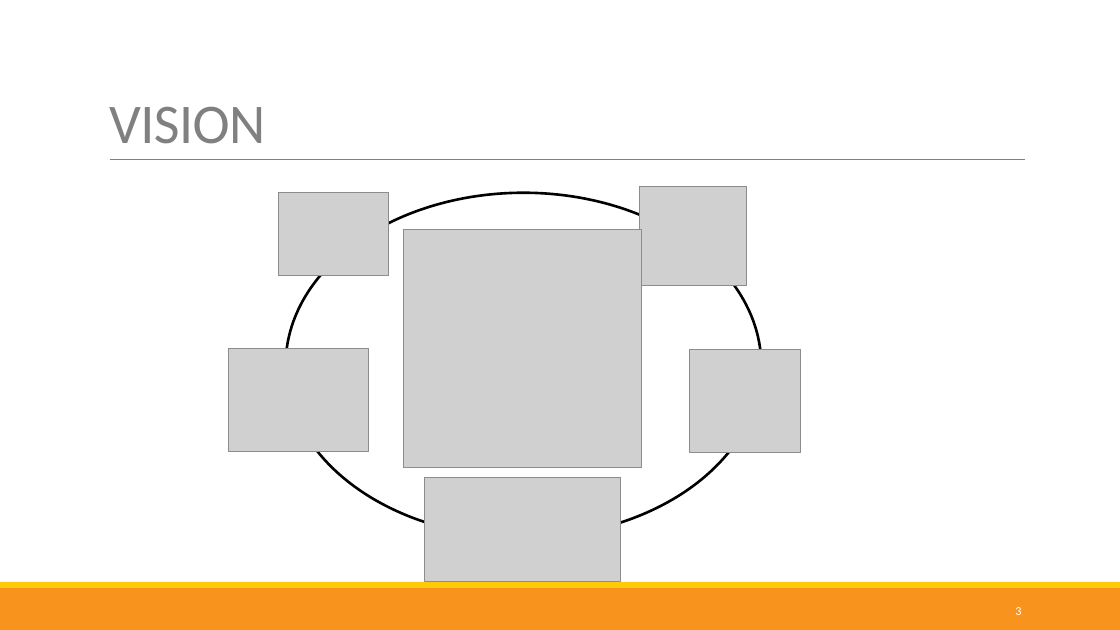
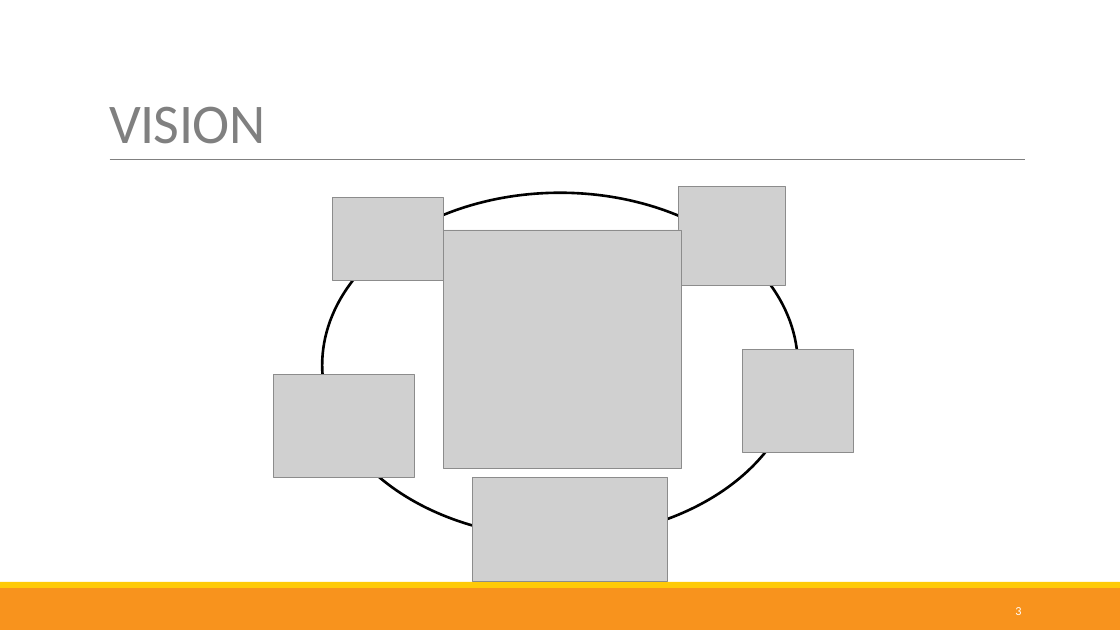
Before and after one commit to nappydevelopment/Nappy-the-ingenious-docs, a slide deck: slide 3 of Midterm-PPP.pptx. Drawn at 1120x630 pixels with LibreOffice and Linux fonts; fonts in the diff are those of the drawing; grey boxes stand for pictures. Boxes give left, top, right and bottom in pixels: in the first picture for what was removed or moved away, otherwise in the second. Text is boxed around its words. In the diff, an @@ line names an element or a change of style, - is before the commit and + after.

```diff
--- a/Midterm-PPP.pptx
+++ b/Midterm-PPP.pptx
@@ ellipse: place and size @@
-ellipse at [286, 192, 761, 538]
+ellipse at [323, 192, 798, 538]
@@ picture: place and size @@
-picture at [278, 192, 389, 276]
+picture at [333, 197, 444, 281]
@@ picture: place and size @@
-picture at [640, 187, 747, 286]
+picture at [679, 187, 786, 286]
@@ picture: place and size @@
-picture at [403, 229, 642, 468]
+picture at [444, 230, 682, 469]
@@ picture: place and size @@
-picture at [690, 350, 801, 453]
+picture at [743, 350, 854, 453]
@@ picture: place and size @@
-picture at [229, 349, 369, 451]
+picture at [274, 375, 414, 477]
@@ picture: place and size @@
-picture at [425, 477, 620, 581]
+picture at [472, 477, 667, 581]
```
Also in this commit, not shown: 1 other slide changed.
